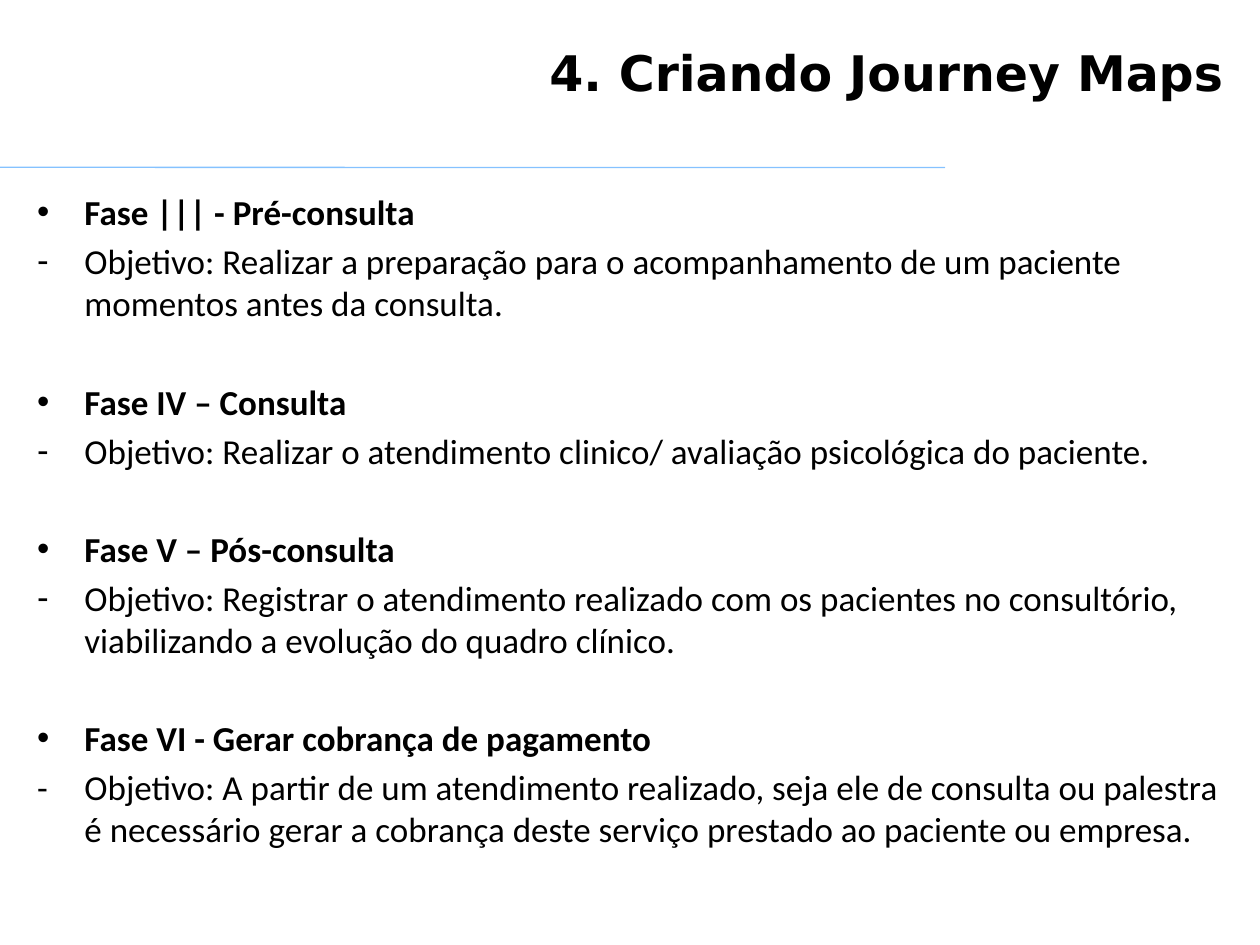
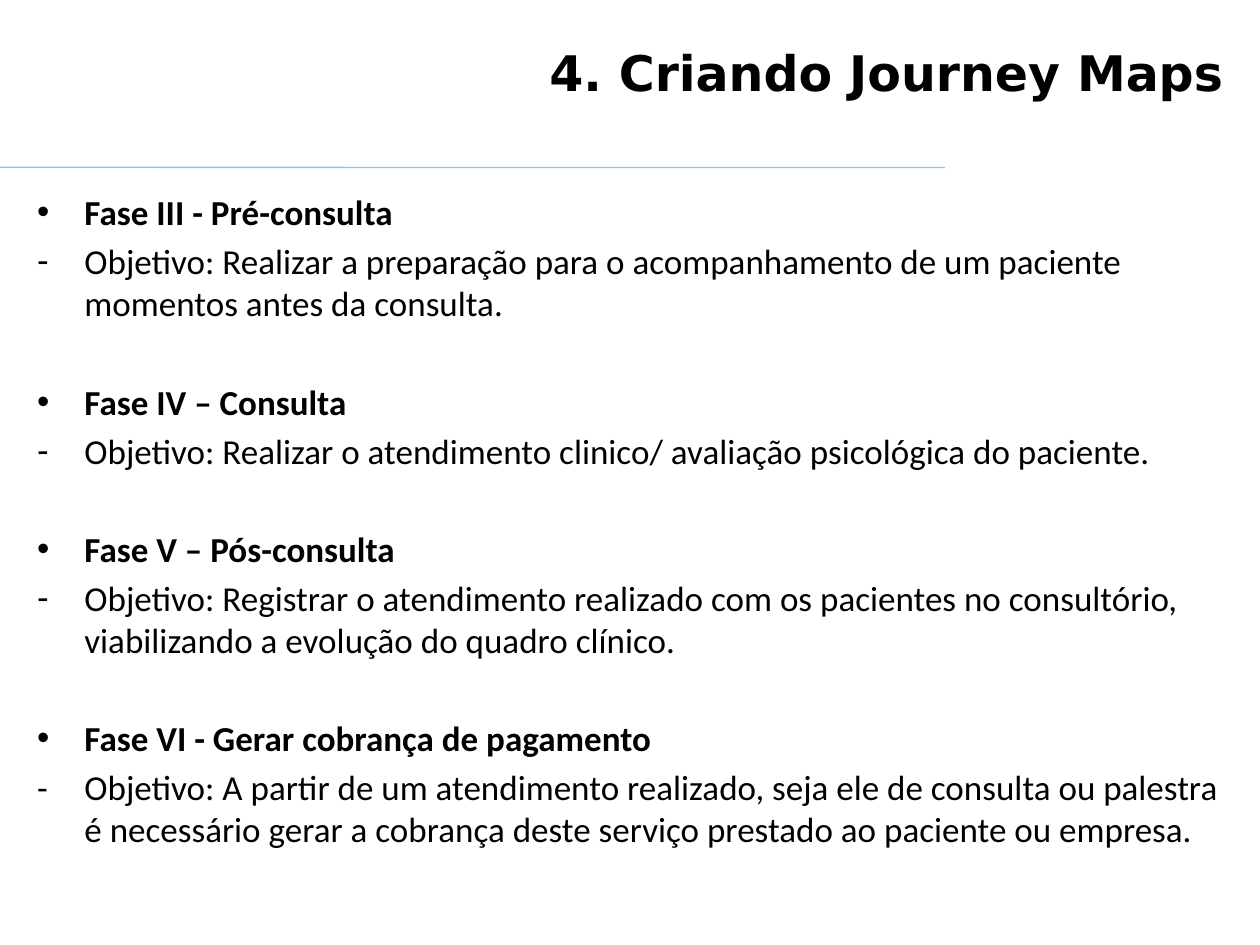
Before and after one commit to VagnerAlcantara/TCC, a slide deck: slide 6 of UX/Projeto de Interface com o Usuário.pptx. Drawn at 1260x945 pixels with LibreOffice and Linux fonts; fonts in the diff are those of the drawing; background and template pictures are left out. Boxes give left, top, right and bottom in pixels: in the first picture for what was removed or moved away, otherwise in the second. Text is boxed around its words. In the diff, an @@ line names an element or a change of style, - is before the commit and + after.

```diff
--- a/UX/Projeto de Interface com o Usuário.pptx
+++ b/UX/Projeto de Interface com o Usuário.pptx
@@ text at (84,200,393,226): text changed @@
-• Fase ||| - Pré-consulta
+• Fase III - Pré-consulta
```
Also in this commit, not shown: 1 other slide changed, 1 slide added, 7 slides removed.
